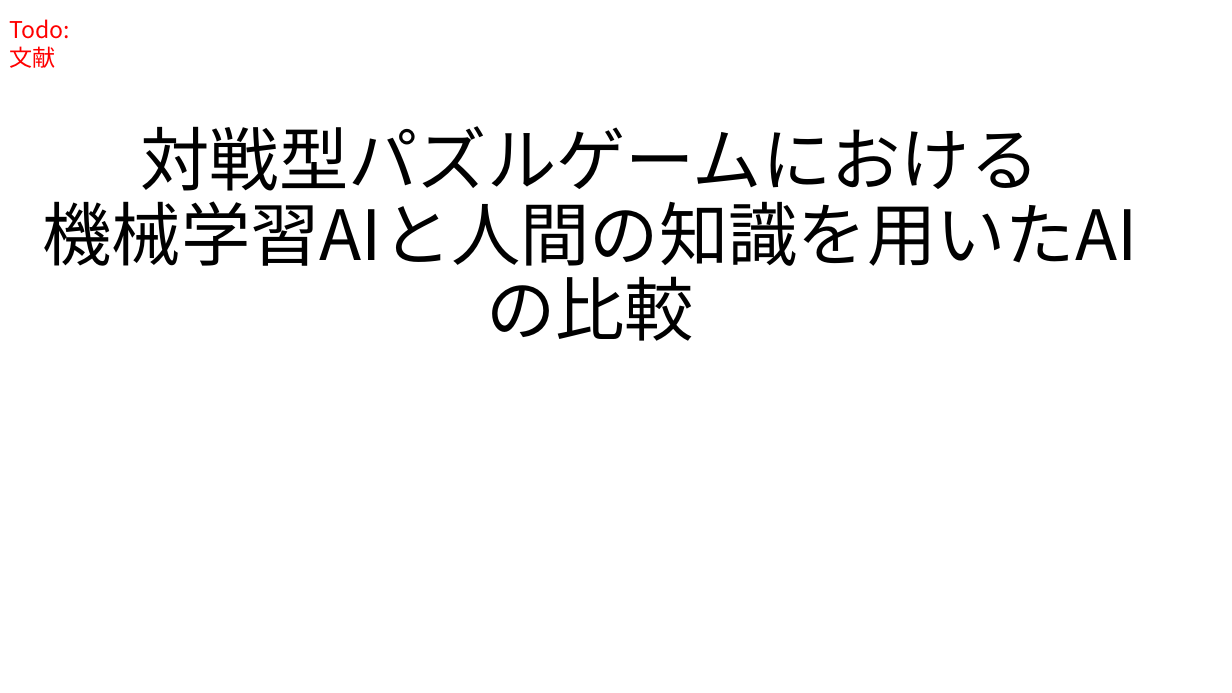
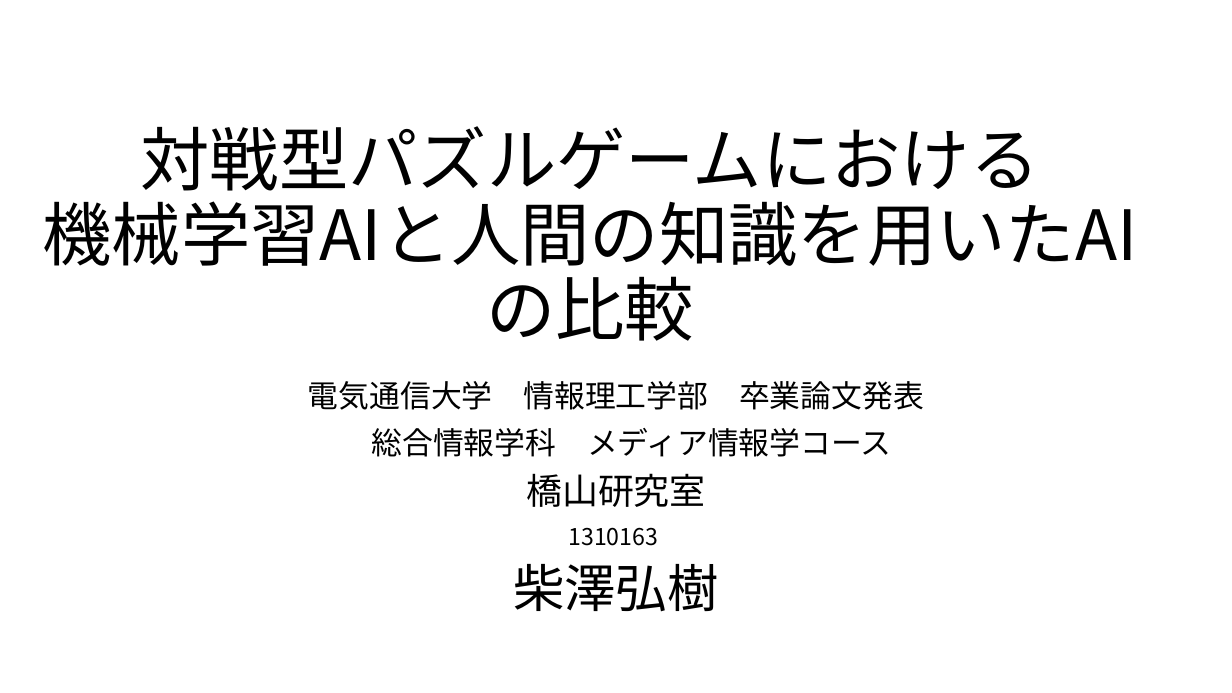
Before and after one commit to hshibasawa7/graduation-thesis, a slide deck: slide 1 of happyou/soturonHappyou.pptx. Drawn at 1232x693 pixels with LibreOffice and Linux fonts; fonts in the diff are those of the drawing. Boxes give left, top, right and bottom in pixels: in the first picture for what was removed or moved away, otherwise in the second. Text is boxed around its words. In the diff, an @@ line names an element or a change of style, - is before the commit and + after.

```diff
--- a/happyou/soturonHappyou.pptx
+++ b/happyou/soturonHappyou.pptx
@@ text removed at bbox=[9, 19, 70, 68] @@
-Todo:
-文献
@@ subtitle added at bbox=[308, 381, 924, 612], 24 pt, text #000000 @@
+電気通信大学 情報理工学部 卒業論文発表
+総合情報学科 メディア情報学コース
+橋山研究室
+1310163
+柴澤弘樹
```
Also in this commit, not shown: 7 other slides changed, 3 slides added, 5 slides removed, 3 other files.
